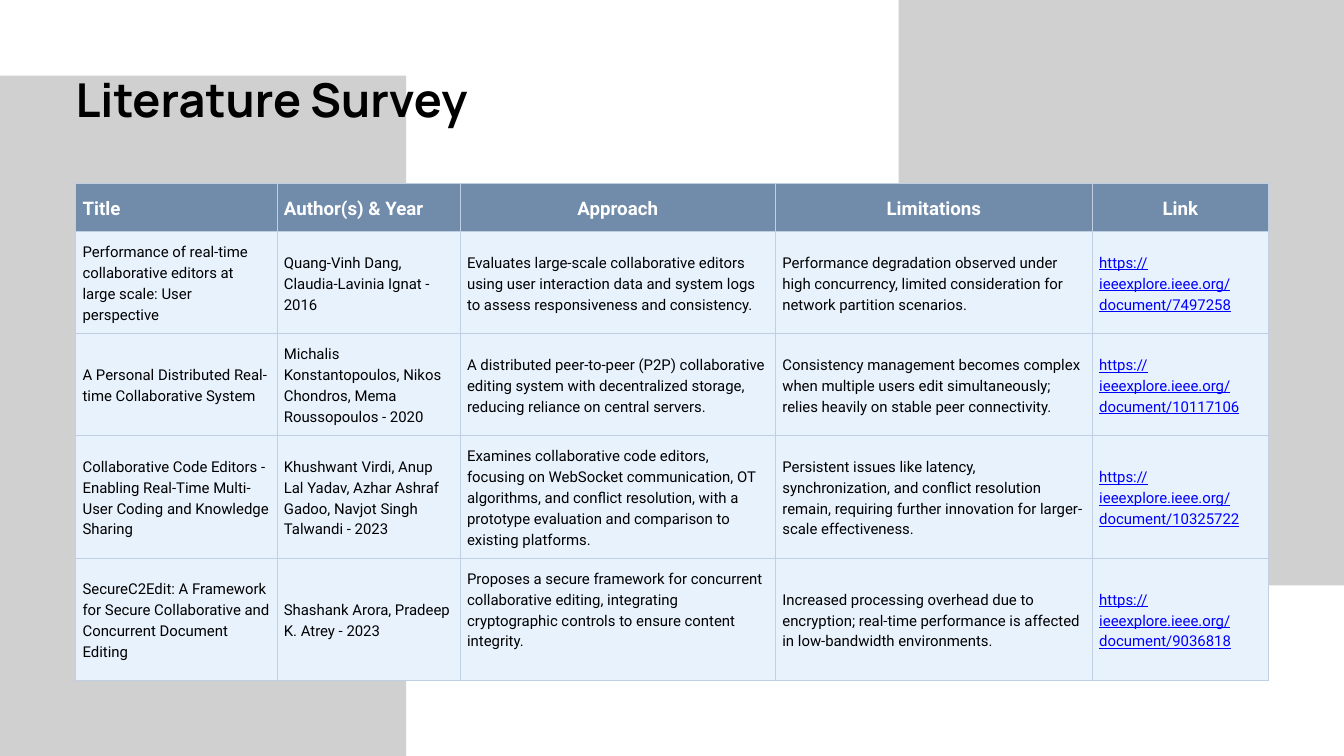
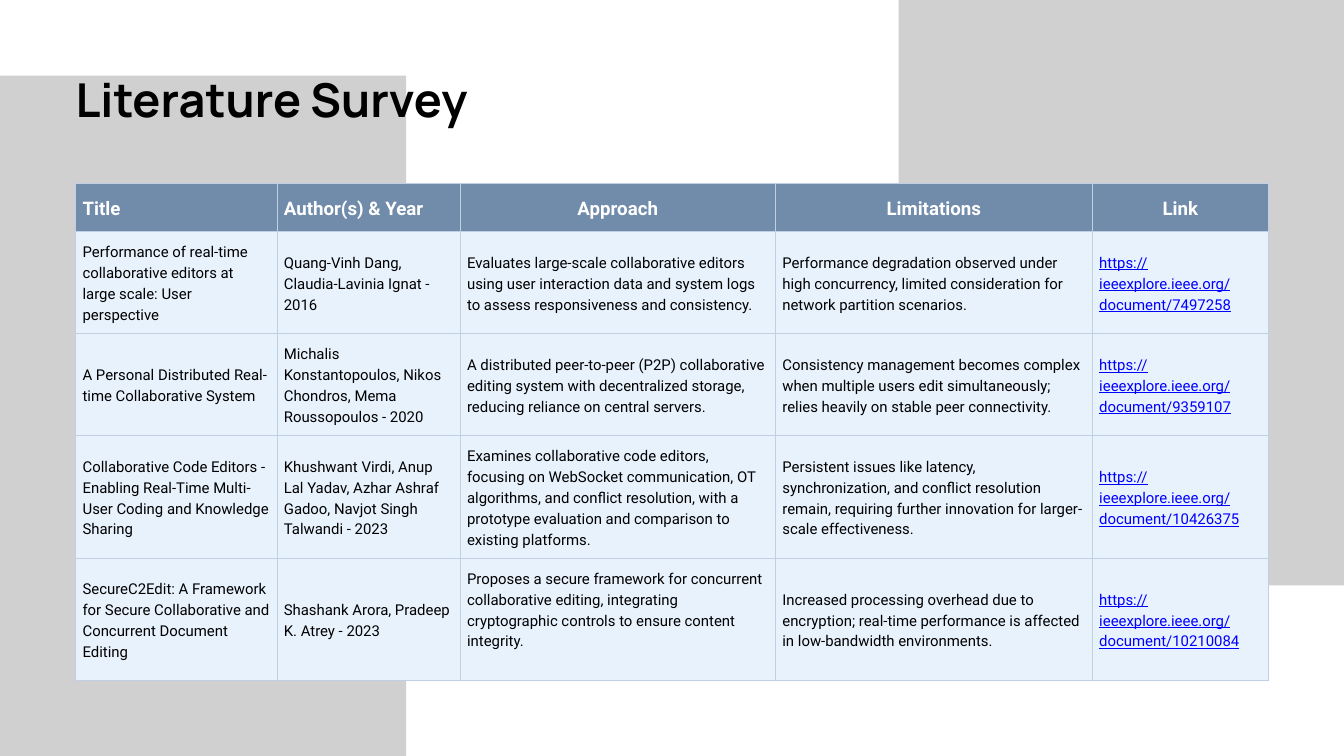
Before and after one commit to charankumaregd/final_year_project, a slide deck: slide 5 of review/pptx/review-0.pptx. Drawn at 1344x756 pixels with LibreOffice and Linux fonts; fonts in the diff are those of the drawing; grey boxes stand for pictures; background and template pictures are left out. Boxes give left, top, right and bottom in pixels: in the first picture for what was removed or moved away, otherwise in the second. Text is boxed around its words. In the diff, an @@ line names an element or a change of style, - is before the commit and + after.

```diff
--- a/review/pptx/review-0.pptx
+++ b/review/pptx/review-0.pptx
@@ table at (75,183,1269,681) @@
-row 3, column 5: https://ieeexplore.ieee.org/document/10117106
+row 3, column 5: https://ieeexplore.ieee.org/document/9359107
-row 4, column 5: https://ieeexplore.ieee.org/document/10325722
+row 4, column 5: https://ieeexplore.ieee.org/document/10426375
-row 5, column 5: https://ieeexplore.ieee.org/document/9036818
+row 5, column 5: https://ieeexplore.ieee.org/document/10210084
```
Also in this commit, not shown: 12 other files.
